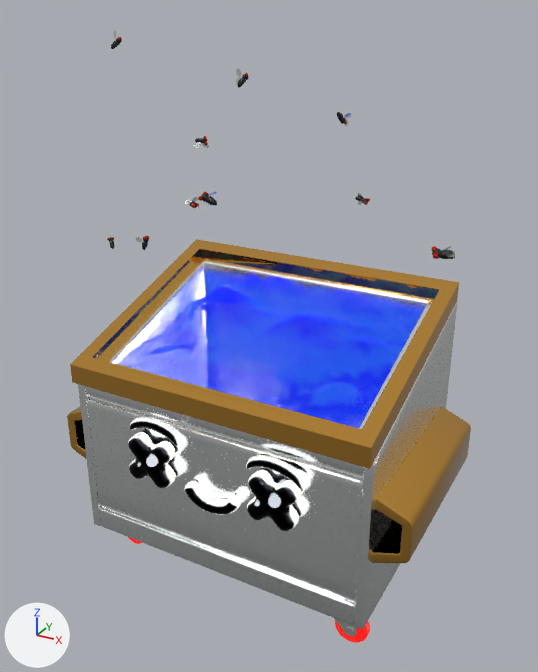
A saved change to the glTF model dist/assets/60.glb.
Rendered twice from a 50 mm lens placed at (1.99, -3.61, 3.11), pointed at (-0.06, 0.13, 1.24). The lights are fixed; the arrows at lower left show +X, +Y and +Z. Where no turn or scale is listed for an object, it has been applied to the vertices. Vertices at the same position are counted once.

In view in the first picture: 'Dumpster Geometry', 'Explosion Fire Base.002'.
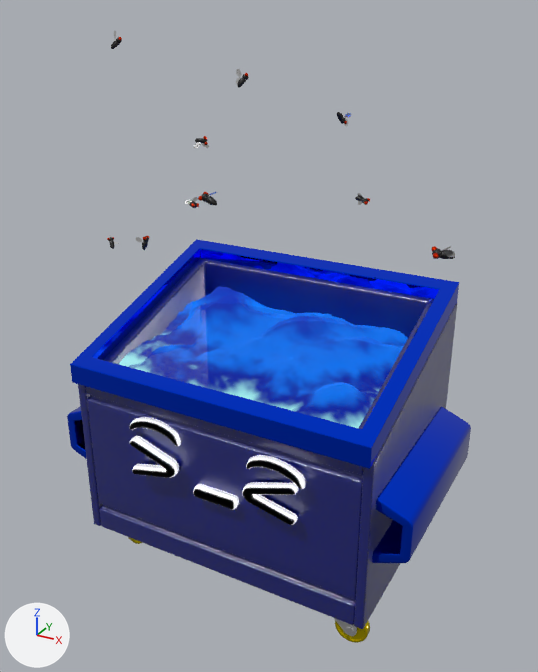
Where the change shows, as pixel boxes (x1, y1, x2, y2) in the pictures (538 x 672 px; the box of a moved part takes in the faces that stretch with it):
'Explosion Fire Base.002', recoloured
    both: (119, 286, 408, 428)
part 1 of me_cube_036, deleted
    before: (146, 456, 158, 467)
part 2 of me_cube_036, deleted
    before: (268, 495, 280, 508)
part 3 of me_cube_036, moved or reshaped
    before: (128, 432, 301, 531)
    after: (130, 436, 299, 525)
part 4 of me_cube_036, surface changed
    before: (128, 432, 292, 494)
    after: (131, 442, 268, 487)
part 5 of me_cube_036, recoloured (grey to blue)
    both: (78, 258, 457, 629)
part 6 of me_cube_036, recoloured (red to yellow)
    both: (128, 537, 370, 643)
part 7 of me_cube_036, recoloured (brown to blue)
    both: (67, 239, 471, 563)
part 8 of me_cube_036, recoloured
    before: (226, 495, 240, 509)
    after: (215, 488, 237, 503)

Edits to the bpy script that builds the scene:
```text
Add img_eyes_squint:
    img_eyes_squint = load_image('eyes_squint', '_unpacked/eyes_squint', 1500, 1500, 'sRGB')
Add img_mouth_flat:
    img_mouth_flat = load_image('mouth_flat', '_unpacked/mouth_flat', 1500, 1500, 'sRGB')
Add img_explosion_teal_cartoon:
    img_explosion_teal_cartoon = load_image('explosion_teal_cartoon', '_unpacked/explosion_teal_cartoon', 2048, 2048, 'sRGB')
Add mat_gold_wheel_baked_uvs_fixed:
    mat_gold_wheel_baked_uvs_fixed = bpy.data.materials.new('Gold Wheel Baked UVs Fixed')
    # colours: yellow #ffe800
    # uses the picture img_wheel_normals
Add mat_bc_blue_plastic:
    mat_bc_blue_plastic = bpy.data.materials.new('BC Blue Plastic')
    # colours: dark blue #000d70
    # uses the picture img_general_normal_map_baked
Add mat_eyes_squint_baked_uvs_fixed:
    mat_eyes_squint_baked_uvs_fixed = bpy.data.materials.new('Eyes Squint Baked UVs Fixed')
    # uses the picture img_eyes_squint
Add mat_mouth_flat_baked_uvs_fixed:
    mat_mouth_flat_baked_uvs_fixed = bpy.data.materials.new('Mouth Flat Baked UVs Fixed')
    # uses the picture img_mouth_flat
Add mat_blue_metal_baked:
    mat_blue_metal_baked = principled_material('Blue Metal Baked')
    mat_blue_metal_baked.base_color = (0.0, 0.0611, 1.0)  # blue #0046ff
    mat_blue_metal_baked.metallic = 1.0
    mat_blue_metal_baked.roughness = 0.0
Add mat_explosion_teal_cartoon:
    mat_explosion_teal_cartoon = bpy.data.materials.new('Explosion Teal Cartoon ')
    # colours: black #000000
    # uses the picture img_explosion_teal_cartoon
Change me_plane_001:
    where me_plane_001.from_pydata(...)  # 4225 vertices, 8192 faces; spans x -0.82..0.87, y 0.02..1.23, z -0.02..0.35
    remove me_plane_001.materials.append(mat_explosion_blue_cartoon_baked_uvs_fixed)
    add me_plane_001.materials.append(mat_explosion_teal_cartoon)
Change me_cube_036:
    used by ob_dumpster_geometry; location = (0.021, 0.02, 0.138)
    remove me_cube_036.from_pydata(...)  # 48060 vertices, 95928 faces; spans x -1.17..1.13, y -0.84..0.65, z -0.38..1.47
    remove me_cube_036.materials.append(mat_eyes_dead_baked_uvs_fixed)
    add me_cube_036.from_pydata(...)  # 47690 vertices, 95324 faces; spans x -1.17..1.13, y -0.77..0.65, z -0.38..1.47
    me_cube_036 part 1: the loose piece of 32 vertices spanning x -0.36..-0.3, y -0.84..-0.8, z 0.61..0.67 is deleted
    me_cube_036 part 2: the loose piece of 32 vertices spanning x 0.42..0.49, y -0.83..-0.8, z 0.61..0.67 is deleted
    me_cube_036 part 3: 367 vertices moved from x -0.54..0.55, y -0.8..-0.67, z 0.39..0.73 to x -0.54..0.54, y -0.77..-0.65, z 0.4..0.7; 2134 vertices removed from x -0.54..0.56, y -0.8..-0.66, z 0.35..0.73; 1892 vertices added at x -0.54..0.54, y -0.77..-0.65, z 0.4..0.7
    me_cube_036 part 4: 283 kept faces spanning x -0.52..0.51, y -0.77..-0.65, z 0.43..0.7 get new texture (UV) coordinates
    me_cube_036 part 5: 22176 faces spanning x -0.97..0.93, y -0.67..0.65, z -0.14..1.39 switch from mat_bc_silver to mat_bc_blue_plastic
    me_cube_036 part 6: 61576 faces spanning x -0.85..0.91, y -0.55..0.5, z -0.38..-0.18 switch from mat_red_rubber_baked_uvs_fixed to mat_gold_wheel_baked_uvs_fixed
    me_cube_036 part 7: 1704 faces spanning x -1.17..1.13, y -0.72..0.64, z 0.27..1.47 switch from mat_gold_accents_baked (orange #e7ad51) to mat_blue_metal_baked (blue #0046ff)
    me_cube_036 part 8: 86 faces spanning x -0.12..0.15, y -0.73..-0.65, z 0.4..0.48 switch from mat_mouth_smile_baked_uvs_fixed to mat_mouth_flat_baked_uvs_fixed
    add me_cube_036.materials.append(mat_eyes_squint_baked_uvs_fixed)
```
